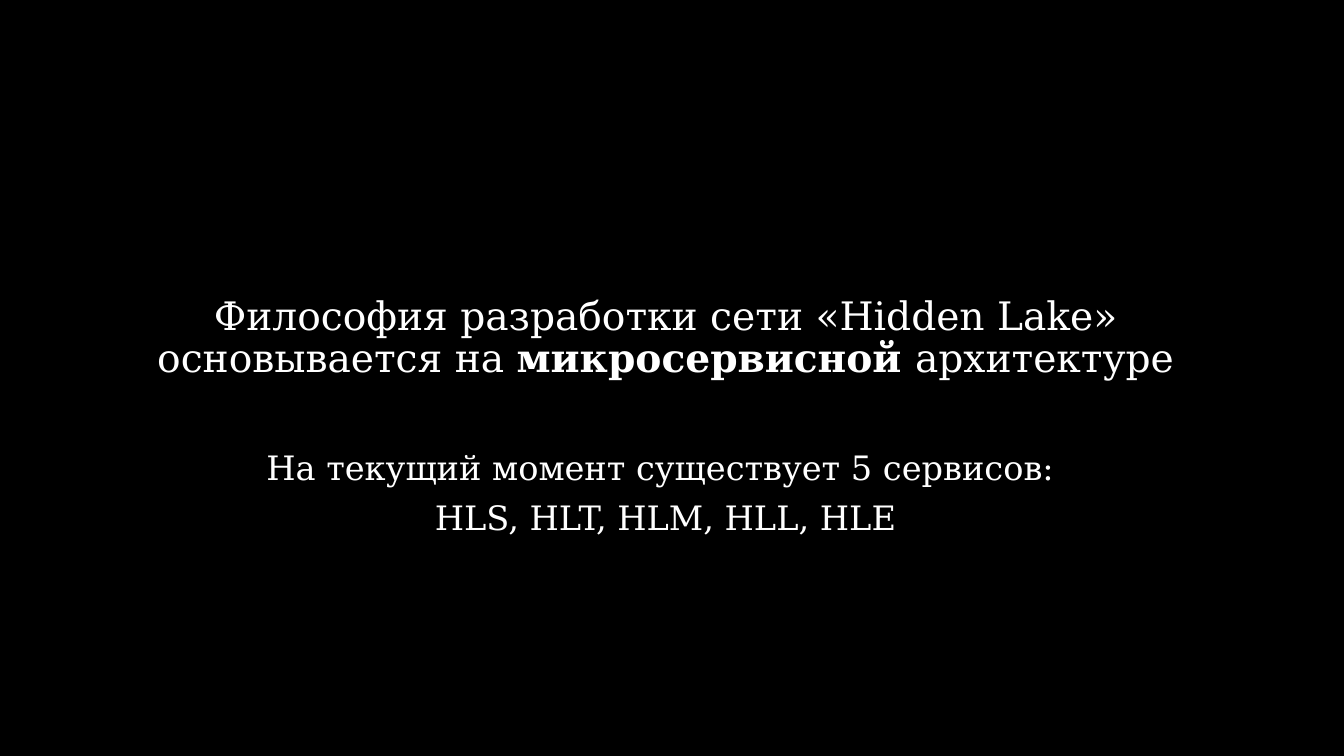
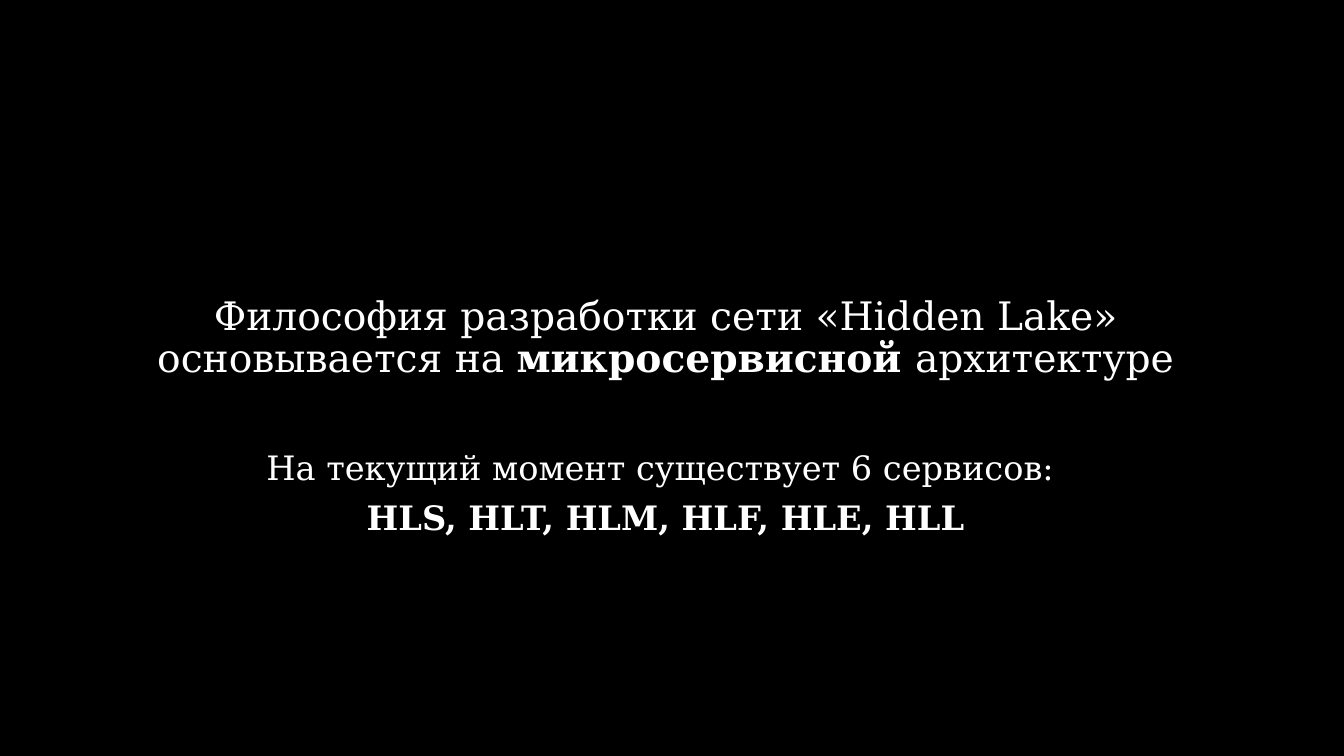
Before and after one commit to number571/go-peer, a slide deck: slide 11 of docs/hidden_lake_anonymous_network.pptx. Drawn at 1344x756 pixels with LibreOffice and Linux fonts; fonts in the diff are those of the drawing. Boxes give left, top, right and bottom in pixels: in the first picture for what was removed or moved away, otherwise in the second. Text is boxed around its words. In the diff, an @@ line names an element or a change of style, - is before the commit and + after.

```diff
--- a/docs/hidden_lake_anonymous_network.pptx
+++ b/docs/hidden_lake_anonymous_network.pptx
@@ text at [266,455,1054,536]: text changed @@
-На текущий момент существует 5 сервисов:
-HLS, HLT, HLM, HLL, HLE
+На текущий момент существует 6 сервисов:
+HLS, HLT, HLM, HLF, HLE, HLL
```
Also in this commit, not shown: 2 other slides changed, 1 slide added, 5 other files.
